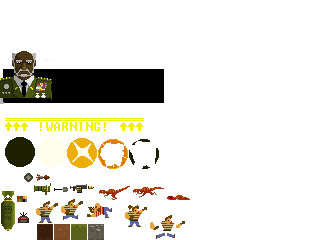
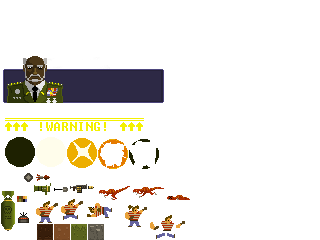
Layers edited between the first and the second w=320, h=240 image:
painted on "Layer 27" over box(0, 51, 63, 104)
painted on "Layer 25" over box(3, 69, 164, 103)
